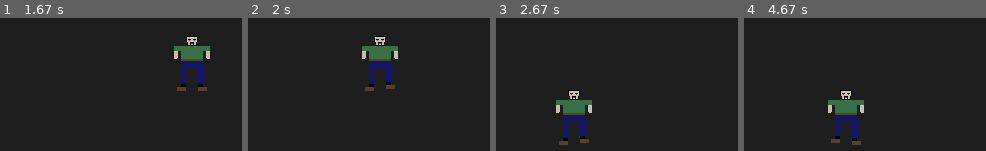
Above: before the commit, frames 1-4 (left to right).
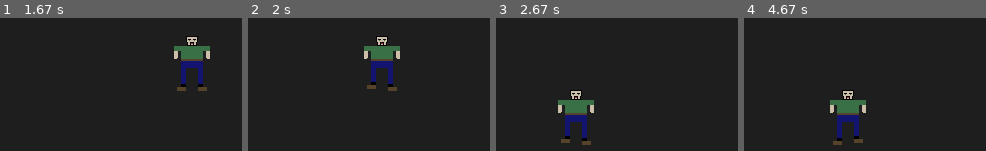
Above: after the commit, the same moments.

Repository: Segredo12/pygame--snake
Game: pygame game, started from systems/player-system/player/main.py
Two runs of this game, one before a commit and one after it. Both use one fixed random seed, a clock stepped at 60 frames per second and the inputs below.
Inputs:
- Up to frame 1 (1.67 s): hold D 0.33-0.8 s; hold W 0.83-1.13 s; hold D 1.17-1.63 s
- Up to frame 2 (2 s): hold A from 1.67 s (still down)
- Up to frame 3 (2.67 s): release A at 2.2 s; hold S 2.23-2.53 s; hold A from 2.57 s (still down)
- Up to frame 4 (4.67 s): release A at 2.97 s; hold W 3-3.37 s; hold D 3.4-4.03 s; hold S 4.07-4.43 s; hold A from 4.47 s (still down)

Frame 1 is identical in both runs. In frame 2, 1.4% of the frame differs, in the area x 47-63%, y 13-55%; in frame 3, 1.4%; in frame 4, 1.5%, in the area x 34-51%, y 54-96%.

Commit message:
Added sprite flipping

Diff:
--- a/systems/player-system/player/system.py
+++ b/systems/player-system/player/system.py
@@ -13,6 +13,7 @@
         self.animation_timer = 0
         self.animation_speed = 10  # Lower equals Faster animation
         self.state = "IDLE"
+        self.facing_right = True
 
         # Movement state
         self.direction = pygame.Vector2(0, 0)
@@ -33,6 +34,12 @@
             self.direction.x = -1
         if keys[pygame.K_d]:
             self.direction.x = 1
+
+        # Sprite flipping
+        if self.direction.x > 0:
+            self.facing_right = True
+        elif self.direction.x < 0:
+            self.facing_right = False
 
         # Normalize diagonal movement
         if self.direction.length() > 0:
@@ -69,5 +76,10 @@
     def draw(self, screen):
         animation = self.frames[self.state]
         frame = animation[self.current_frame]
+
+        # Flip if facing left
+        if not self.facing_right:
+            frame = pygame.transform.flip(frame, True, False)
+
         rect = frame.get_rect(center=(self.x, self.y))
         screen.blit(frame, rect)
